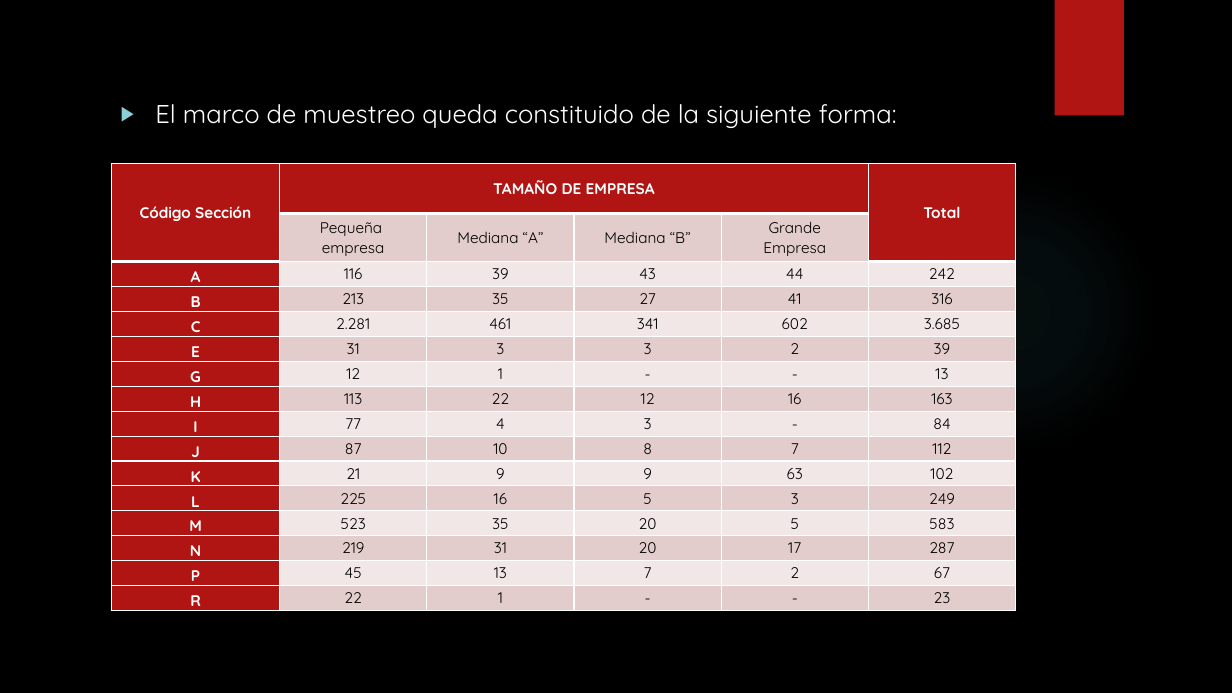
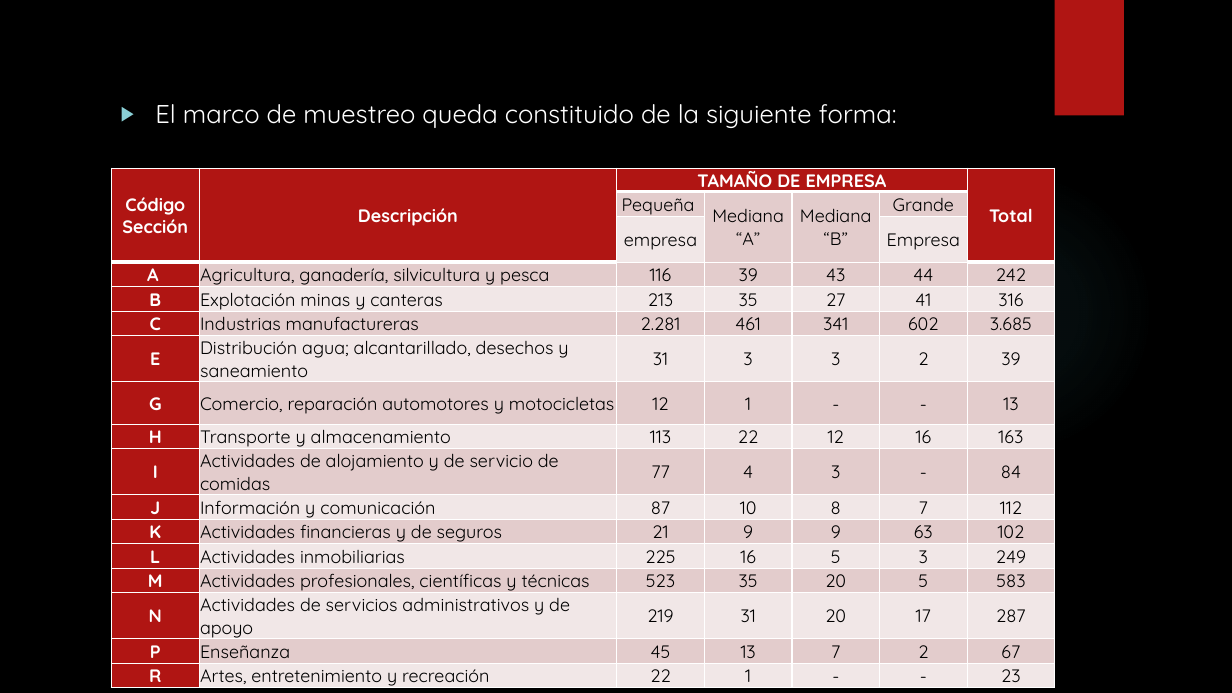
Before and after one commit to ohmar2023/IPP-2023, a slide deck: slide 4 of PRODUCTOS/INFORMES/AVANCES REALIZADOS CON RESPECTO A LA METODOLOGIA PARA.pptx. Drawn at 1232x693 pixels with LibreOffice and Linux fonts; fonts in the diff are those of the drawing; background and template pictures are left out. Boxes give left, top, right and bottom in pixels: in the first picture for what was removed or moved away, otherwise in the second. Text is boxed around its words. In the diff, an @@ line names an element or a change of style, - is before the commit and + after.

```diff
--- a/PRODUCTOS/INFORMES/AVANCES REALIZADOS CON RESPECTO A LA METODOLOGIA PARA.pptx
+++ b/PRODUCTOS/INFORMES/AVANCES REALIZADOS CON RESPECTO A LA METODOLOGIA PARA.pptx
@@ table at <box>112,168,1056,692</box> @@
-Código Sección | TAMAÑO DE EMPRESA |  |  |  | Total
- | Pequeña / empresa | Mediana “A” | Mediana “B” | Grande / Empresa | 
-A | 116 | 39 | 43 | 44 | 242
-B | 213 | 35 | 27 | 41 | 316
-C | 2.281 | 461 | 341 | 602 | 3.685
-E | 31 | 3 | 3 | 2 | 39
-G | 12 | 1 | - | - | 13
-H | 113 | 22 | 12 | 16 | 163
-I | 77 | 4 | 3 | - | 84
-J | 87 | 10 | 8 | 7 | 112
-K | 21 | 9 | 9 | 63 | 102
-L | 225 | 16 | 5 | 3 | 249
-M | 523 | 35 | 20 | 5 | 583
-N | 219 | 31 | 20 | 17 | 287
-P | 45 | 13 | 7 | 2 | 67
-R | 22 | 1 | - | - | 23
+Código Sección | Descripción | TAMAÑO DE EMPRESA |  |  |  | Total
+ |  | Pequeña | Mediana “A” | Mediana “B” | Grande | 
+ |  | empresa |  |  | Empresa | 
+A | Agricultura, ganadería, silvicultura y pesca | 116 | 39 | 43 | 44 | 242
+B | Explotación minas y canteras | 213 | 35 | 27 | 41 | 316
+C | Industrias manufactureras | 2.281 | 461 | 341 | 602 | 3.685
+E | Distribución agua; alcantarillado, desechos y saneamiento | 31 | 3 | 3 | 2 | 39
+G | Comercio, reparación automotores y motocicletas | 12 | 1 | - | - | 13
+H | Transporte y almacenamiento | 113 | 22 | 12 | 16 | 163
+I | Actividades de alojamiento y de servicio de comidas | 77 | 4 | 3 | - | 84
+J | Información y comunicación | 87 | 10 | 8 | 7 | 112
+K | Actividades financieras y de seguros | 21 | 9 | 9 | 63 | 102
+L | Actividades inmobiliarias | 225 | 16 | 5 | 3 | 249
+M | Actividades profesionales, científicas y técnicas | 523 | 35 | 20 | 5 | 583
+N | Actividades de servicios administrativos y de apoyo | 219 | 31 | 20 | 17 | 287
+P | Enseñanza | 45 | 13 | 7 | 2 | 67
+R | Artes, entretenimiento y recreación | 22 | 1 | - | - | 23
@@ table: place and size @@
-table at <box>112,164,1015,615</box>
+table at <box>112,168,1056,692</box>
```
Also in this commit, not shown: 4 other slides changed.
